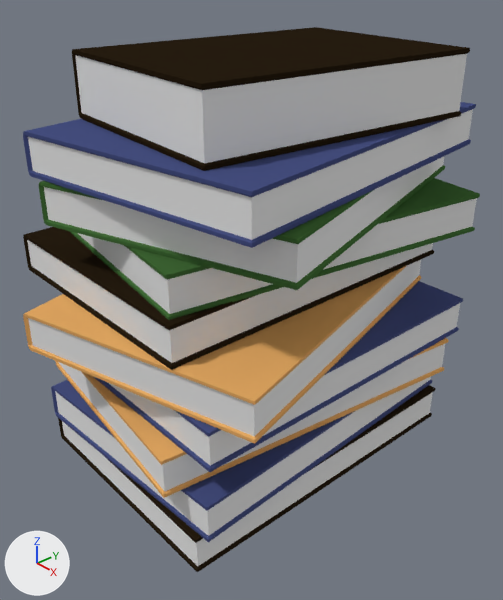
The Blender file themes/default/gfx/bookpile.blend, before and after one commit.
One viewpoint serves both versions: a camera (50 mm lens) standing at (2.78, -2.39, 1.86) and looking at (0.04, 0.02, -0.03). The lights are fixed; the arrows at lower left show +X, +Y and +Z.

Before the edit, the objects in view are built like this:
```python
me_cube_003 = bpy.data.meshes.new('Cube.003')
me_cube_003.from_pydata(...)  # 36 vertices, 30 faces; spans x -1.01..1.0, y -1.0..1.0, z -0.84..0.84
# faces by material slot: [3, 27]
me_cube_003.materials.append(mat_paper)  # white #e7e7e7
me_cube_003.materials.append(mat_green)  # dark green #426c37
me_cube_008 = bpy.data.meshes.new('Cube.008')
me_cube_008.from_pydata(...)  # 36 vertices, 30 faces; spans x -1.01..1.0, y -1.0..1.0, z -0.84..0.84
# faces by material slot: [3, 27]
me_cube_008.materials.append(mat_paper)  # white #e7e7e7
me_cube_008.materials.append(mat_dark_brown)  # black #271d11
me_cube_009 = bpy.data.meshes.new('Cube.009')
me_cube_009.from_pydata(...)  # 36 vertices, 30 faces; spans x -1.01..1.0, y -1.0..1.0, z -0.84..1.69
# faces by material slot: [3, 27]
me_cube_009.materials.append(mat_paper)  # white #e7e7e7
me_cube_009.materials.append(mat_dark_brown)  # black #271d11
ob_book_003 = bpy.data.objects.new('book.003', me_cube_003)
ob_book_003.location = (-0.022, 0.195, 0.679)
ob_book_003.rotation_euler = (0.0, 0.0, 0.307)  # degrees (0, 0, 18)
ob_book_003.scale = (0.721, 1.0, 0.134)
ob_book_008 = bpy.data.objects.new('book.008', me_cube_008)
ob_book_008.location = (-0.025, 0.077, -0.911)
ob_book_008.scale = (0.721, 1.0, 0.134)
ob_book_009 = bpy.data.objects.new('book.009', me_cube_009)
ob_book_009.location = (0.082, 0.125, 1.141)
ob_book_009.rotation_euler = (0.0, 0.0, -0.076)  # degrees (0, 0, -4.4)
ob_book_009.scale = (0.584, 0.81, 0.134)
# also in view: 'book.005' at (0.04, 0.12, -0.23); 'book.006' at (-0.05, 0.08, -0.46); 'book.007' at (-0.03, 0.08, -0.68); 'book' at (-0.01, 0.0, 0.0); 'book.002' at (-0.09, 0.23, 0.45)
```
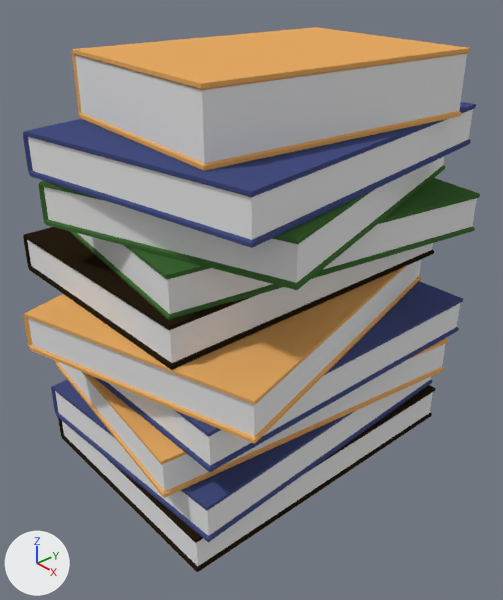
The newer file is also rescaled (x2.918), turned or shifted as a whole; pictures and numbers use the older file's frame.

The change, as JSON lines over the scene's bpy script:
```json
{"block": "me_cube_009", "where": "me_cube_009.from_pydata(...)  # 36 vertices, 30 faces; spans x -1.01..1.0, y -1.0..1.0, z -0.84..1.69"}
{"block": "me_cube_009", "where": "# used by ob_book_009; location = (0.082, 0.125, 1.141); rotation_euler = (0.0, 0.0, -0.076), in degrees (0, 0, -4.4); scale = (0.584, 0.81, 0.134)"}
{"block": "me_cube_009", "change": "me_cube_009 part 1: all 27 faces that had it switch from mat_dark_brown (black #271d11) to mat_brown (orange #e7ab63)"}
```

Boxes [x1, y1, x2, y2] around the edits, measured in the pictures (503 x 600 px):
```json
{"part": 1, "of": "me_cube_009", "change": "recoloured", "before": [72, 27, 470, 171], "after": [72, 27, 470, 171], "on screen": "black to orange"}
```
